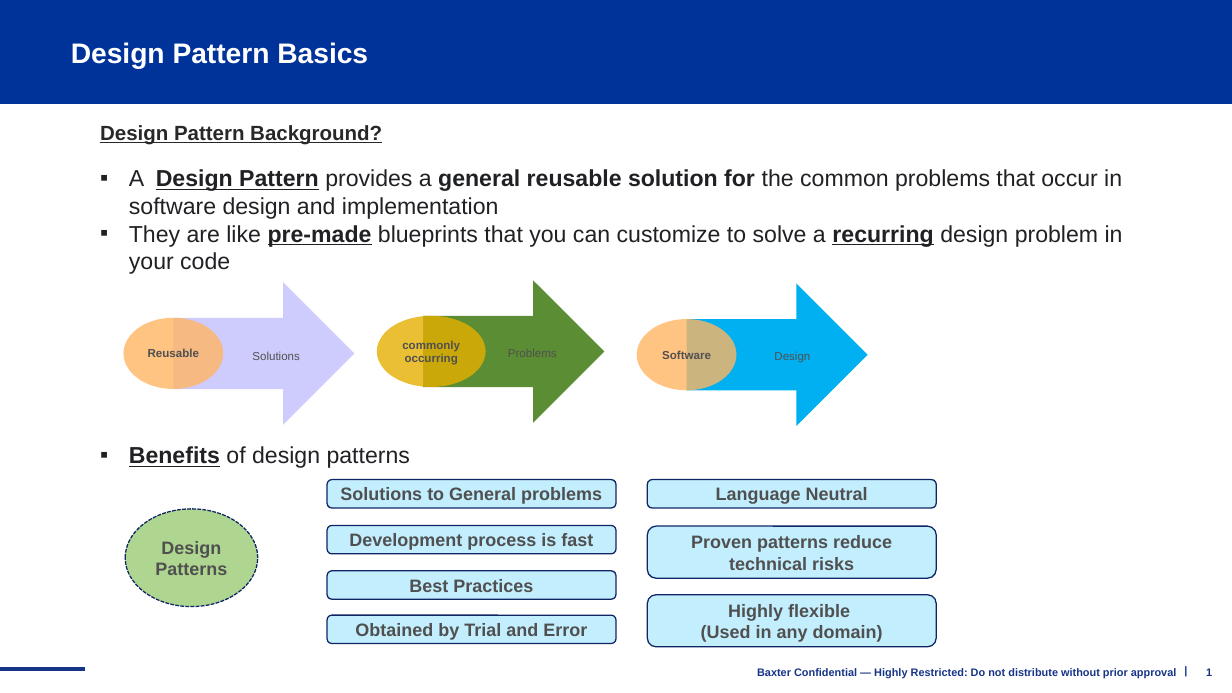
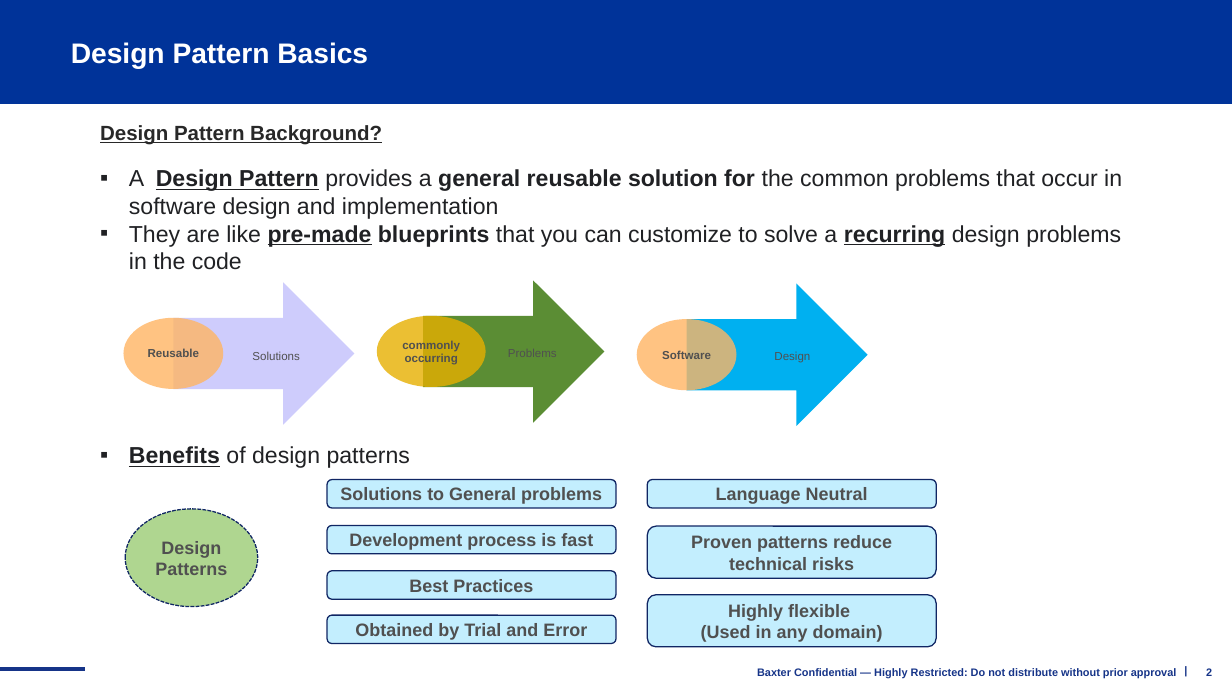
Before and after one commit to shidlingayya/DesignPatterns, a slide deck: slide 2 of C++ Design Patterns.pptx (slide 1 before the commit). Drawn at 1232x693 pixels with LibreOffice and Linux fonts; fonts in the diff are those of the drawing; background and template pictures are left out. Boxes give left, top, right and bottom in pixels: in the first picture for what was removed or moved away, otherwise in the second. Text is boxed around its words. In the diff, an @@ line names an element or a change of style, - is before the commit and + after.

```diff
--- a/C++ Design Patterns.pptx
+++ b/C++ Design Patterns.pptx
@@ text at box(129, 225, 1121, 270): text changed @@
-▪ They are like pre-made blueprints that you can customize to solve a recurring design problem in your code
+▪ They are like pre-made blueprints that you can customize to solve a recurring design problems in the code
@@ page number at box(1206, 668, 1212, 679): text changed @@
-1
+2
```
Also in this commit, not shown: 11 other slides changed, 14 slides added, 1 slide removed.
